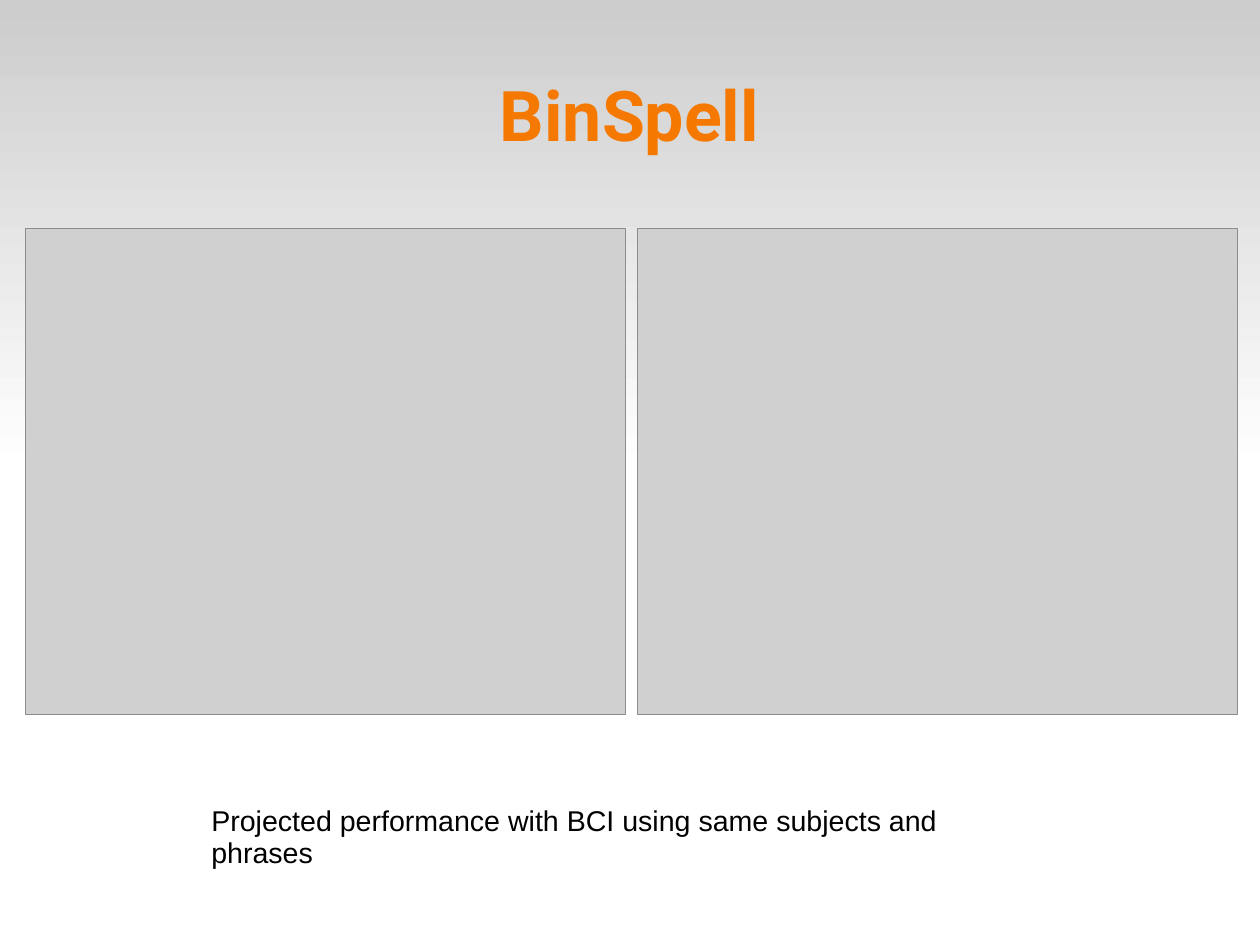
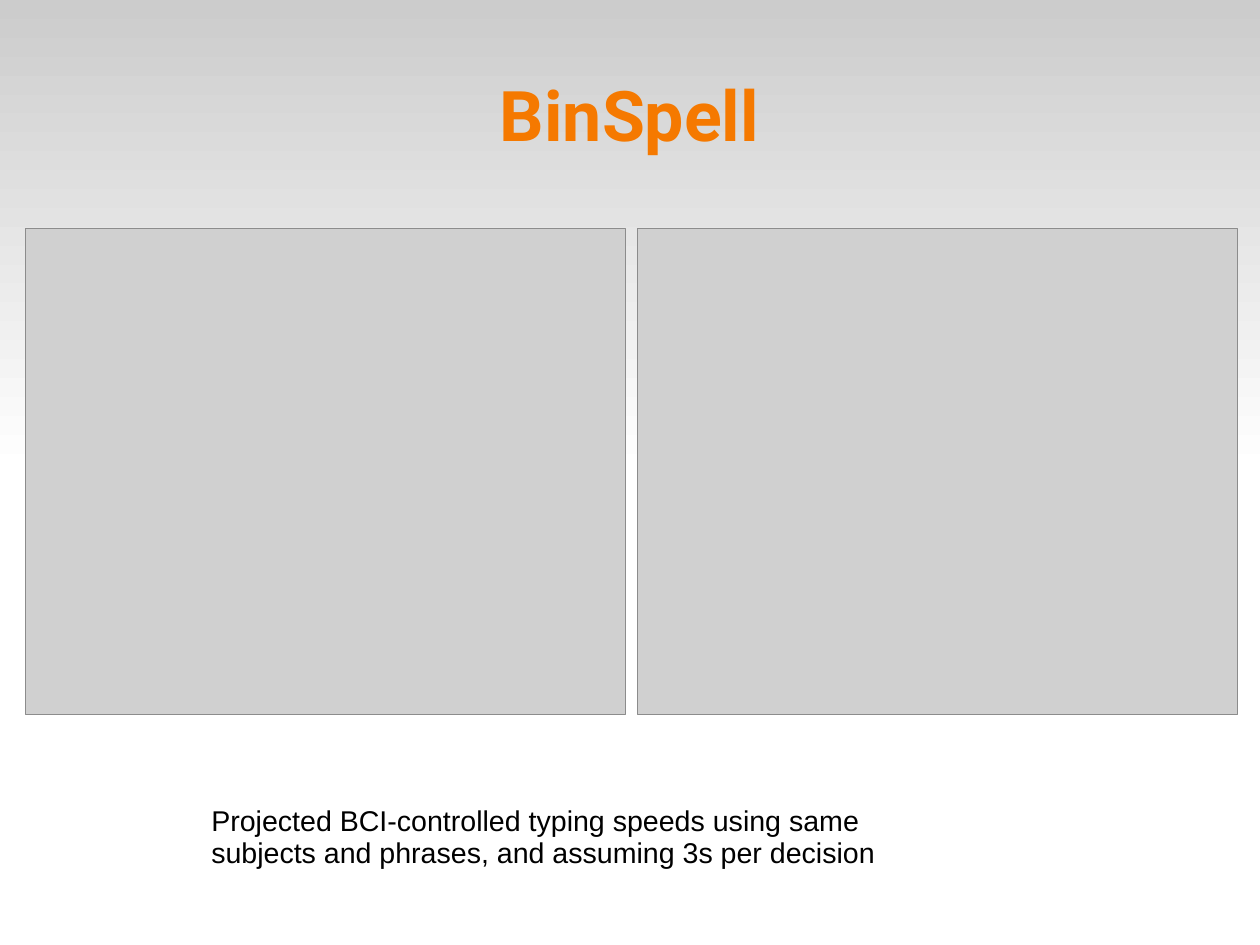
Before and after one commit to abdullah38rcc/BCI-Virtual-Keyboard, a slide deck: slide 12 of master's/docs/virtKey.ppt. Drawn at 1260x945 pixels with LibreOffice and Linux fonts; fonts in the diff are those of the drawing; grey boxes stand for pictures. Boxes give left, top, right and bottom in pixels: in the first picture for what was removed or moved away, otherwise in the second. Text is boxed around its words. In the diff, an @@ line names an element or a change of style, - is before the commit and + after.

```diff
--- a/master's/docs/virtKey.ppt
+++ b/master's/docs/virtKey.ppt
@@ text at box(211, 810, 875, 868): text changed @@
-Projected performance with BCI using same subjects and phrases
+Projected BCI-controlled typing speeds using same subjects and phrases, and assuming 3s per decision
```
Also in this commit, not shown: 1 other slide changed, 1 slide removed, 1 other file.
